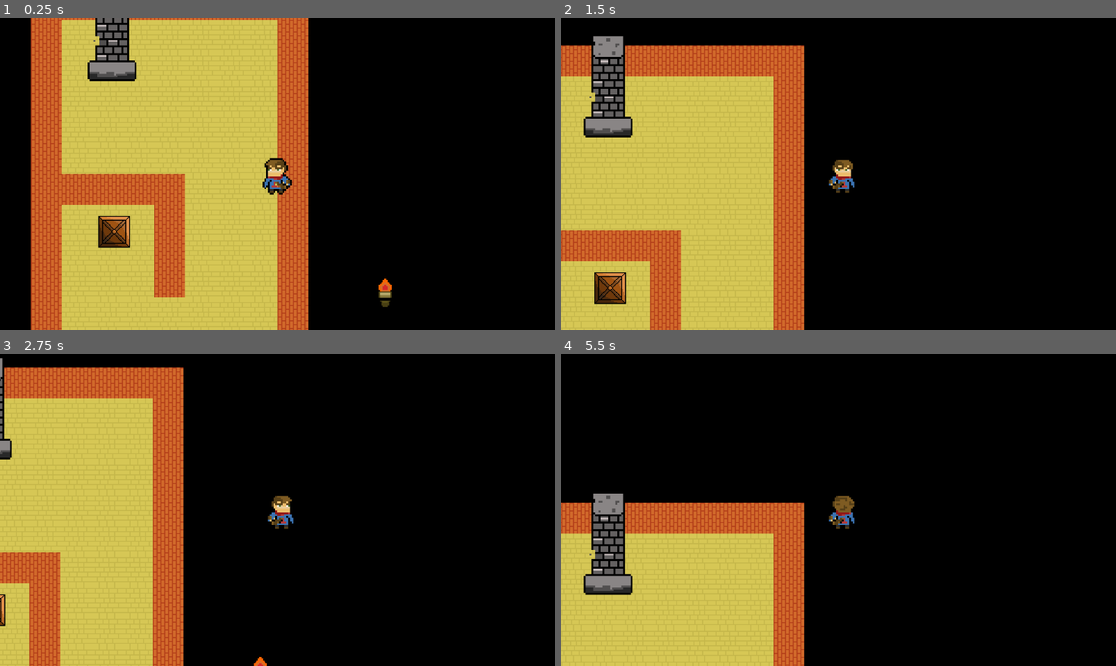
Above: before the commit, frames 1-4 (two rows, left to right).
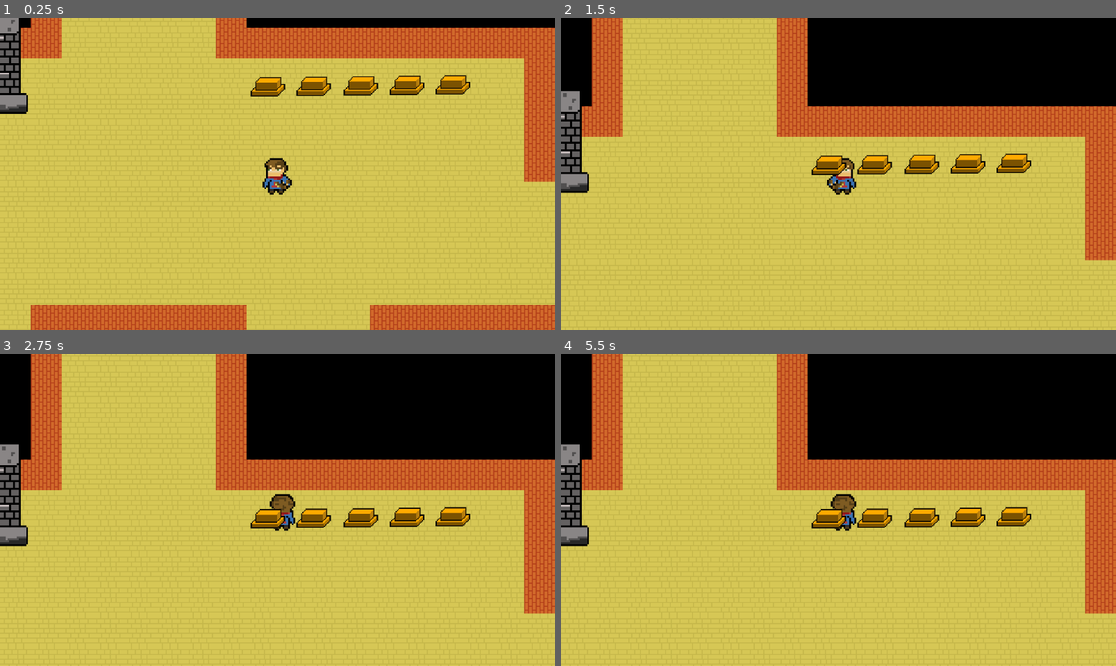
Above: after the commit, the same moments.

Repository: yehorscode/sacrifice
Game: Godot game, scene res://Scenes/stage_0.tscn
Same seed, same stepped clock (60 frames per second), same inputs: the game is played once before the commit and once after it.
Inputs:
- Up to frame 1 (0.25 s): no input
- Up to frame 2 (1.5 s): tap Enter at 0.5 s; hold D (D_Right) 0.53-1.28 s; hold W (W_Foward) 0.53-1.28 s; hold S (S_Backwards) from 1.28 s (still down); tap W (W_Foward) at 1.35 s
- Up to frame 3 (2.75 s): release S (S_Backwards) at 2.03 s; hold D (D_Right) from 2.03 s (still down); hold W (W_Foward) from 2.03 s (still down)
- Up to frame 4 (5.5 s): release W (W_Foward) at 2.78 s; tap W (W_Foward) at 2.85, 4.35 s; release D (D_Right) at 3.53 s; hold W (W_Foward) 3.53-4.28 s; hold A (A_Left) 3.53-5.03 s; hold S (S_Backwards) from 5.03 s (still down); hold W (W_Foward) from 5.03 s (still down)

The runs differ from the first frame. In frame 1, 68% of the frame differs, in the area x 0-100%, y 0-100%; in frame 2, 58%; in frame 3, 63%; in frame 4, 64%.

Commit message:
fixed player not stopping for collisions

Diff:
--- a/Scenes/stage_0.tscn
+++ b/Scenes/stage_0.tscn
@@ -13,10 +13,14 @@
 [ext_resource type="Texture2D" uid="uid://6w8vtml5srs7" path="res://Images/pressure_plate.png" id="9_b4ict"]
 [ext_resource type="Script" uid="uid://ccmug0l1aqvjm" path="res://Scripts/stage_0/plate_controller.gd" id="10_b4ict"]
 
+[sub_resource type="PhysicsMaterial" id="PhysicsMaterial_7r0vn"]
+
 [sub_resource type="TileSetAtlasSource" id="TileSetAtlasSource_tx0tn"]
 texture = ExtResource("1_oxfjx")
 texture_region_size = Vector2i(32, 32)
 0:0/0 = 0
+0:0/0/physics_layer_0/polygon_0/points = PackedVector2Array(-16, -16, 16, -16, 16, 16, -16, 16)
+0:0/0/physics_layer_0/polygon_1/points = PackedVector2Array(-16, -16, -16, 16, 16, 16, 16, -16)
 
 [sub_resource type="TileSetAtlasSource" id="TileSetAtlasSource_wjtap"]
 texture = ExtResource("2_f8d1k")
@@ -30,7 +34,9 @@
 
 [sub_resource type="TileSet" id="TileSet_v7gqg"]
 tile_size = Vector2i(32, 32)
-physics_layer_0/collision_layer = 1
+physics_layer_0/collision_layer = 255
+physics_layer_0/collision_mask = 255
+physics_layer_0/physics_material = SubResource("PhysicsMaterial_7r0vn")
 sources/1 = SubResource("TileSetAtlasSource_tx0tn")
 sources/2 = SubResource("TileSetAtlasSource_wjtap")
 sources/3 = SubResource("TileSetAtlasSource_v7gqg")
@@ -93,6 +99,9 @@
 [sub_resource type="RectangleShape2D" id="RectangleShape2D_7r0vn"]
 size = Vector2(75, 54)
 
+[sub_resource type="RectangleShape2D" id="RectangleShape2D_2shdo"]
+size = Vector2(247, 2467)
+
 [node name="Node2D" type="Node2D"]
 
 [node name="TileMapLayer" type="TileMapLayer" parent="."]
@@ -102,7 +111,10 @@
 tile_set = SubResource("TileSet_v7gqg")
 
 [node name="Player" type="CharacterBody2D" parent="."]
+visibility_layer = 2
+position = Vector2(-1216, 688)
 disable_mode = 2
+collision_mask = 3
 script = ExtResource("4_7j5pf")
 
 [node name="Sprite2D" type="Sprite2D" parent="Player"]
@@ -317,3 +329,71 @@
 
 [node name="PlateController" type="Node" parent="."]
 script = ExtResource("10_b4ict")
+
+[node name="Area2D" type="Area2D" parent="."]
+
+[node name="CollisionShape2D" type="CollisionShape2D" parent="Area2D"]
+position = Vector2(124, 710)
+shape = SubResource("RectangleShape2D_2shdo")
+
+[node name="CollisionShape2D3" type="CollisionShape2D" parent="Area2D"]
+position = Vector2(-93, -1554)
+shape = SubResource("RectangleShape2D_2shdo")
+
+[node name="CollisionShape2D4" type="CollisionShape2D" parent="Area2D"]
+position = Vector2(-324, -1557)
+shape = SubResource("RectangleShape2D_2shdo")
+
+[node name="CollisionShape2D5" type="CollisionShape2D" parent="Area2D"]
+position = Vector2(-2631, 945)
+shape = SubResource("RectangleShape2D_2shdo")
+
+[node name="CollisionShape2D6" type="CollisionShape2D" parent="Area2D"]
+position = Vector2(-2434, -1163)
+shape = SubResource("RectangleShape2D_2shdo")
+
+[node name="CollisionShape2D7" type="CollisionShape2D" parent="Area2D"]
+position = Vector2(-2214, -1174)
+shape = SubResource("RectangleShape2D_2shdo")
+
+[node name="CollisionShape2D8" type="CollisionShape2D" parent="Area2D"]
+position = Vector2(-1994, -775)
+shape = SubResource("RectangleShape2D_2shdo")
+
+[node name="CollisionShape2D9" type="CollisionShape2D" parent="Area2D"]
+position = Vector2(-1797, -783)
+shape = SubResource("RectangleShape2D_2shdo")
+
+[node name="CollisionShape2D10" type="CollisionShape2D" parent="Area2D"]
+position = Vector2(-1573, -1102)
+shape = SubResource("RectangleShape2D_2shdo")
+
+[node name="CollisionShape2D11" type="CollisionShape2D" parent="Area2D"]
+position = Vector2(-1383, -1113)
+shape = SubResource("RectangleShape2D_2shdo")
+
+[node name="CollisionShape2D12" type="CollisionShape2D" parent="Area2D"]
+position = Vector2(-1224, -794)
+shape = SubResource("RectangleShape2D_2shdo")
+
+[node name="CollisionShape2D13" type="CollisionShape2D" parent="Area2D"]
+position = Vector2(-977, -794)
+shape = SubResource("RectangleShape2D_2shdo")
+
+[node name="CollisionShape2D14" type="CollisionShape2D" parent="Area2D"]
+position = Vector2(-783, -783)
+shape = SubResource("RectangleShape2D_2shdo")
+
+[node name="CollisionShape2D15" type="CollisionShape2D" parent="Area2D"]
+position = Vector2(-495, 1845)
+rotation = 1.5707964
+shape = SubResource("RectangleShape2D_2shdo")
+
+[node name="CollisionShape2D16" type="CollisionShape2D" parent="Area2D"]
+position = Vector2(-1413, 2104)
+rotation = 1.5707964
+shape = SubResource("RectangleShape2D_2shdo")
+
+[node name="CollisionShape2D2" type="CollisionShape2D" parent="Area2D"]
+position = Vector2(-572, -534)
+shape = SubResource("RectangleShape2D_2shdo")
--- a/Scripts/character_body_2d.gd
+++ b/Scripts/character_body_2d.gd
@@ -13,41 +13,43 @@
 
 var target_position: Vector2
 var moving: bool = false
-var last_dir_x: Vector2 = Vector2.ZERO
-var last_dir_y: Vector2 = Vector2.ZERO
 
 func _ready():
 	target_position = position
 
 func _physics_process(delta):
 	if moving:
-		position = position.move_toward(target_position, move_speed * delta)
+		# Move towards the target tile
+		var step = move_speed * delta
+		position = position.move_toward(target_position, step)
 		if position == target_position:
 			moving = false
 	else:
 		handle_input()
 
 func handle_input():
-	var dir_x = Vector2.ZERO
-	var dir_y = Vector2.ZERO
+	var dir = Vector2.ZERO
+
 	if Input.is_action_pressed("W_Foward"):
-		dir_y = Vector2.UP
+		dir = Vector2.UP
 		sprite.texture = sprite_up
 	elif Input.is_action_pressed("S_Backwards"):
-		dir_y = Vector2.DOWN
+		dir = Vector2.DOWN
 		sprite.texture = sprite_down
-	if Input.is_action_pressed("D_Right"):
-		dir_x = Vector2.RIGHT
+	elif Input.is_action_pressed("A_Left"):
+		dir = Vector2.LEFT
+		sprite.texture = sprite_left
+	elif Input.is_action_pressed("D_Right"):
+		dir = Vector2.RIGHT
 		sprite.texture = sprite_right
-	elif Input.is_action_pressed("A_Left"):
-		dir_x = Vector2.LEFT
-		sprite.texture = sprite_left
 
-	if dir_x != Vector2.ZERO or dir_y != Vector2.ZERO:
-		last_dir_x = dir_x
-		last_dir_y = dir_y
-		target_position = position + (dir_x * grid_size) + (dir_y * grid_size)
-		moving = true
+	if dir != Vector2.ZERO:
+		# Check if the next tile is free before moving
+		var motion = dir * grid_size
+		var collision = move_and_collide(motion)
+		if collision == null:
+			target_position = position + motion
+			moving = true
 
 func die():
 	get_tree().call_deferred("reload_current_scene")
Not shown: 1 places in Scenes/stage_0.tscn that only renumber resources
